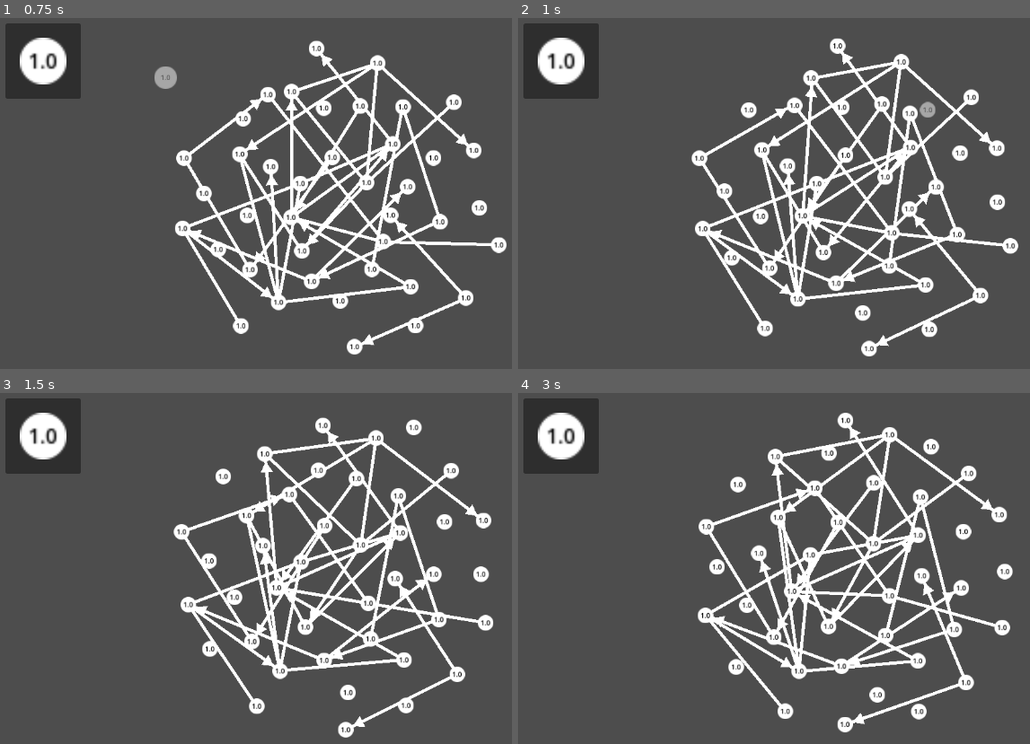
Above: before the commit, frames 1-4 (two rows, left to right).
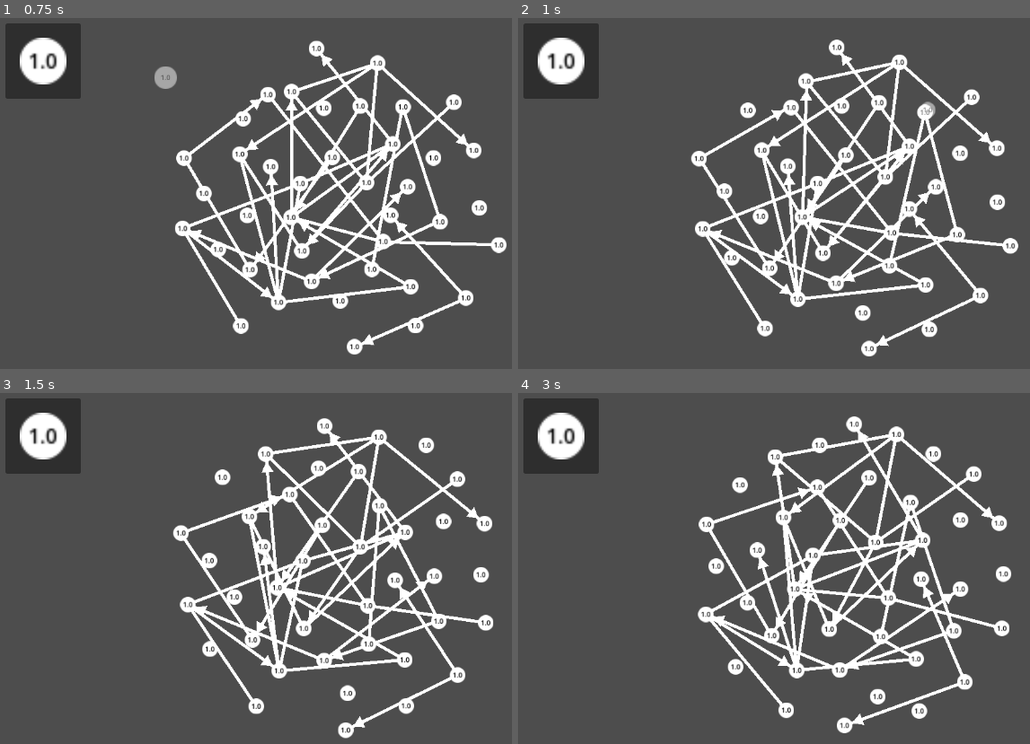
Above: after the commit, the same moments.

Repository: Andresit1524/graphim
Game: Godot game, scene res://test/test.tscn
Same seed, same stepped clock (60 frames per second), same inputs: the game is played once before the commit and once after it.
Inputs (mouse positions are in pixels of both pictures, inside the frame that each line leads up to):
- Up to frame 1 (0.75 s): tap Enter at 0.5 s; drag from (40, 60) to (409, 109) at 0.52 s
- Up to frame 2 (1 s): no input
- Up to frame 3 (1.5 s): drag from (194, 593) to (302, 656) at 1.27 s
- Up to frame 4 (3 s): move the mouse to (927, 484) at 2.02 s; click (927, 484) at 2.17 s; drag from (820, 656) to (640, 512) at 2.77 s

Frame 1 is identical in both runs. In frame 2, 4.3% of the frame differs, in the area x 33-94%, y 5-87%; in frame 3, 7.2%; in frame 4, 11%, in the area x 35-97%, y 5-97%.

Commit message:
Ext: Mejora en el sistema de desactivación

Diff:
--- a/assets/graph_node/graphim_node.gd
+++ b/assets/graph_node/graphim_node.gd
@@ -12,24 +12,20 @@
 ## Fricción del movimiento
 @export var damping: float = 0.2
 
-
+@onready var data: NodeData = $Data
 @onready var sprite: Sprite2D = $Sprite
+@onready var collision_shape: CollisionShape2D = $CollisionShape2D
 @onready var label: Label = %Label
-@onready var data: NodeData = $Data
 @onready var last_global_pos := global_position
 @onready var center := get_viewport_rect().size / 2
 
 
 ## Desactiva el nodo y sus físicas. Usado para el DragInstancer
-# TODO: hacer un metodo para el setter
 var disabled := false:
 	set(value):
+		if not is_node_ready(): await ready
 		disabled = value
-		input_pickable = not value
-		if not value:
-			_reset_physics()
-		else:
-			remove_from_group(&"nodes")
+		_disable(value)
 
 ## Fuerza de la arista por la ley de Hooke
 var hooke_force: Vector2
@@ -54,6 +50,18 @@
 
 	# Necesario para que funcione el arrastre con el mouse
 	handle_dragging(delta)
+
+
+## Activa o desactiva el nodo
+func _disable(value: bool) -> void:
+	input_pickable = not value
+	collision_shape.disabled = value
+
+	if value:
+		remove_from_group(&"nodes")
+	else:
+		add_to_group(&"nodes")
+		_reset_physics()
 
 
 #region Visuales
